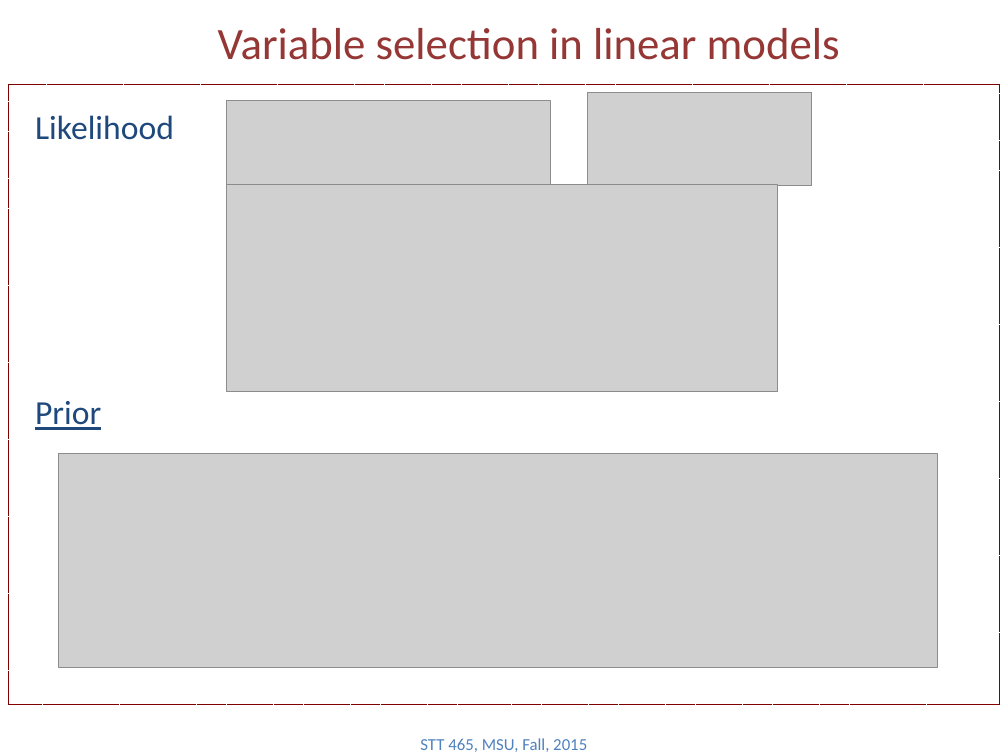
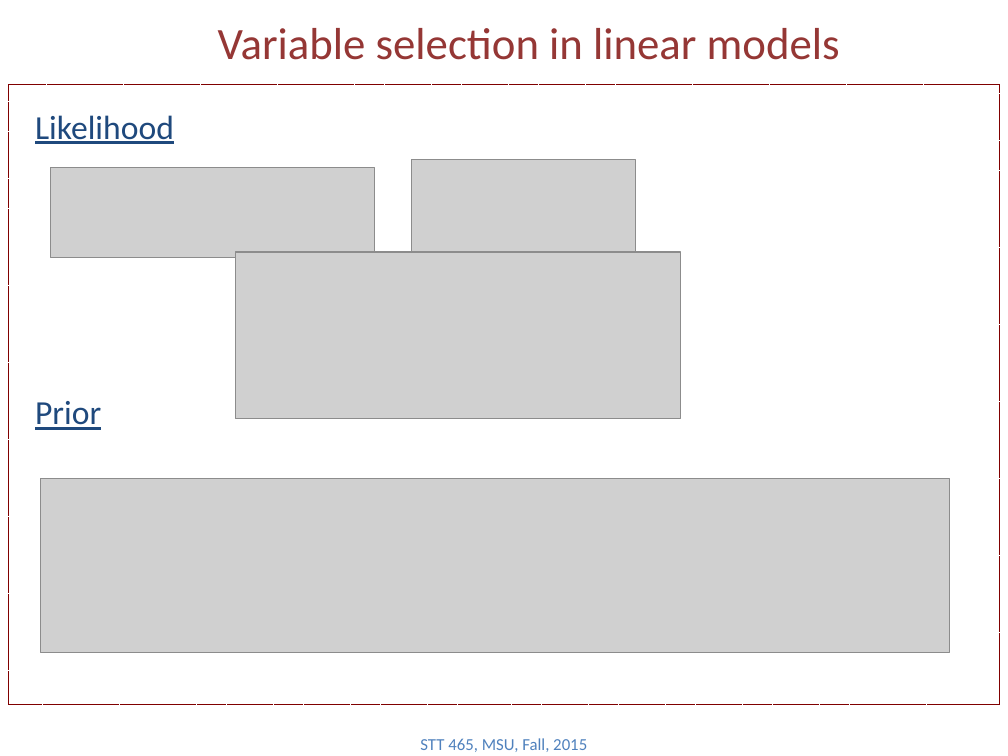
Before and after one commit to Boukos/STT465, a slide deck: slide 3 of STT465_15.pptx. Drawn at 1008x756 pixels with LibreOffice and Linux fonts; fonts in the diff are those of the drawing; grey boxes stand for pictures. Boxes give left, top, right and bottom in pixels: in the first picture for what was removed or moved away, otherwise in the second. Text is boxed around its words. In the diff, an @@ line names an element or a change of style, - is before the commit and + after.

```diff
--- a/STT465_15.pptx
+++ b/STT465_15.pptx
@@ text "Likelihood" at box(35, 115, 174, 144): underline on @@
@@ picture removed at box(227, 101, 550, 191) @@
@@ picture removed at box(588, 93, 811, 186) @@
@@ picture added at box(50, 168, 374, 258) @@
@@ picture added at box(411, 159, 635, 253) @@
@@ picture: place and size @@
-picture at box(227, 184, 778, 391)
+picture at box(235, 252, 680, 419)
@@ picture: place and size @@
-picture at box(58, 454, 936, 667)
+picture at box(40, 479, 949, 653)
```
Also in this commit, not shown: 4 other slides changed, 4 slides added, 13 slides removed, 1 other file.
